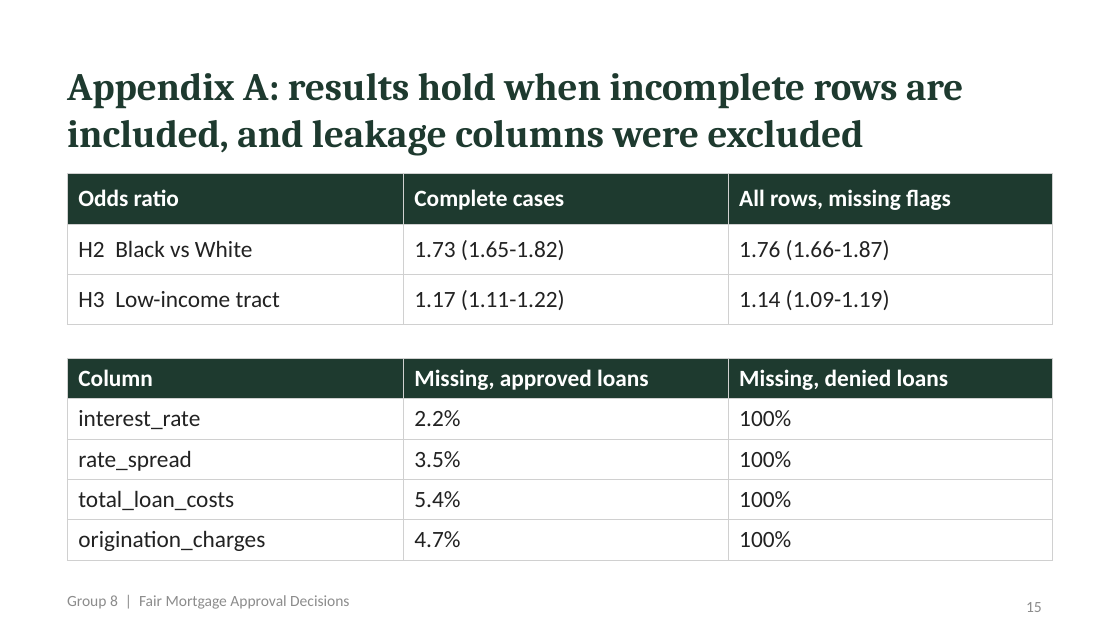
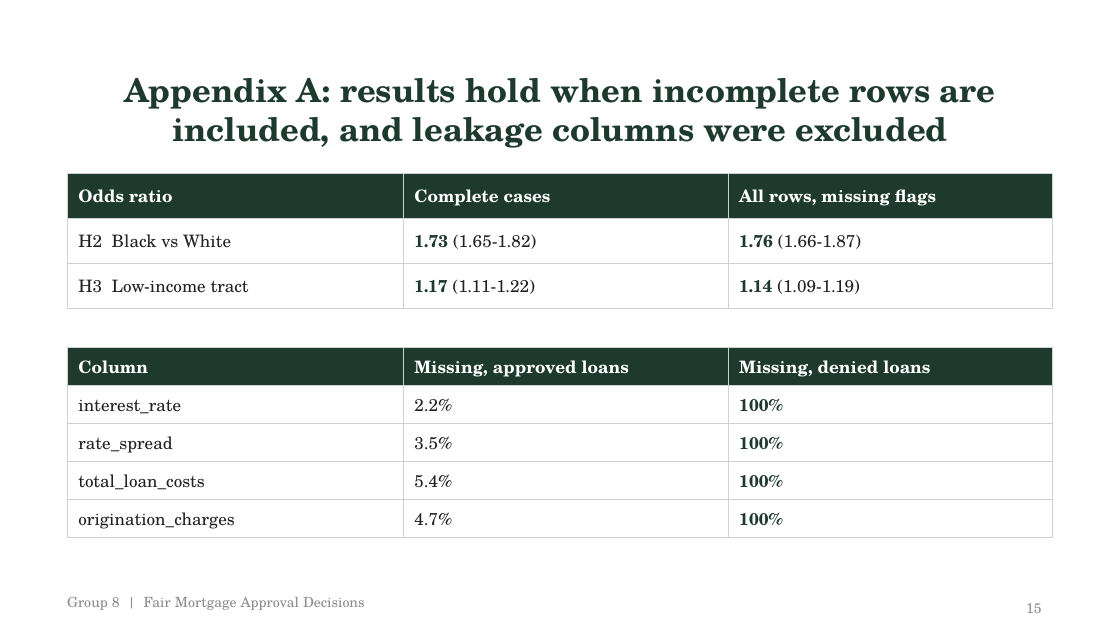
Before and after one commit to Rishhhhub/fair-mortgage-approval, a slide deck: slide 15 of deliverables/Group_8_Fair_Mortgage_Approval_Decisions_Presentation.pptx. Drawn at 1120x630 pixels with LibreOffice and Linux fonts; fonts in the diff are those of the drawing. Boxes give left, top, right and bottom in pixels: in the first picture for what was removed or moved away, otherwise in the second. Text is boxed around its words. In the diff, an @@ line names an element or a change of style, - is before the commit and + after.

```diff
--- a/deliverables/Group_8_Fair_Mortgage_Approval_Decisions_Presentation.pptx
+++ b/deliverables/Group_8_Fair_Mortgage_Approval_Decisions_Presentation.pptx
@@ text "Appendix A: results hold when ..." at (x1=124, y1=78, x2=996, y2=148): size 25 to 21 pt, font Cambria to TeX Gyre Schola; alignment left to centre; vertical alignment top to middle @@
@@ table at (x1=67, y1=174, x2=1053, y2=298) @@
@@ size 15 to 11 pt, font Calibri to TeX Gyre Schola @@
@@ text colour #222222 to #1E3A2F, bold on in "1.73", "1.76", "1.17", "1.14" @@
@@ table at (x1=67, y1=347, x2=1053, y2=533) @@
@@ size 15 to 11 pt, font Calibri to TeX Gyre Schola @@
@@ text colour #222222 to #1E3A2F, bold on in "100%", "100%", "100%", "100%" @@
@@ table resized from (x1=67, y1=358, x2=1053, y2=555) to (x1=67, y1=347, x2=1053, y2=533) @@
@@ text "Group 8 | Fair Mortgage ..." at (x1=67, y1=597, x2=365, y2=610): size 10 to 9 pt, font Calibri to TeX Gyre Schola @@
@@ page number at (x1=1026, y1=603, x2=1042, y2=613): size 10 to 9 pt, font Calibri to TeX Gyre Schola @@
```
Also in this commit, not shown: 15 other slides changed, 4 other files.
